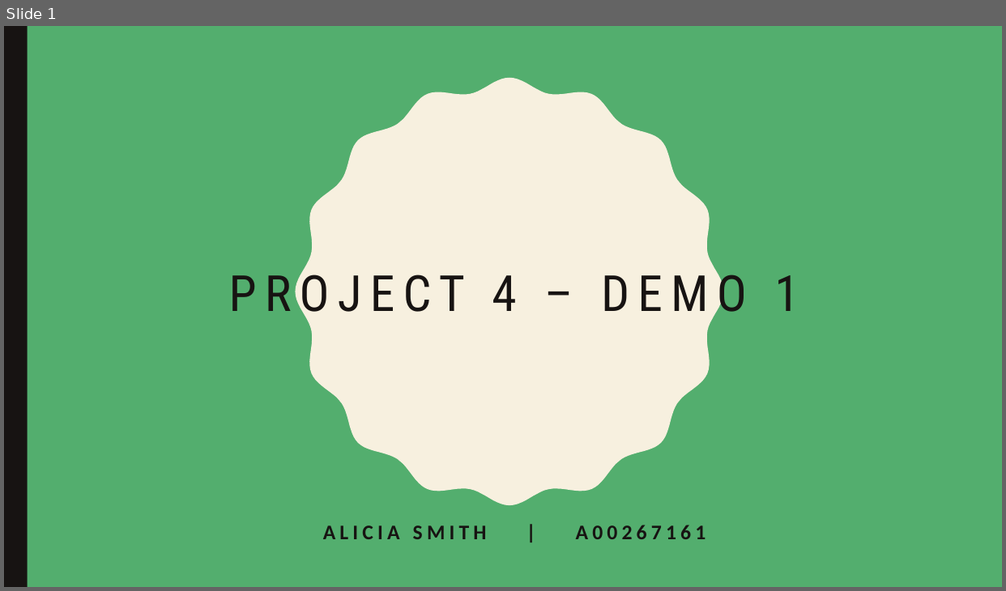
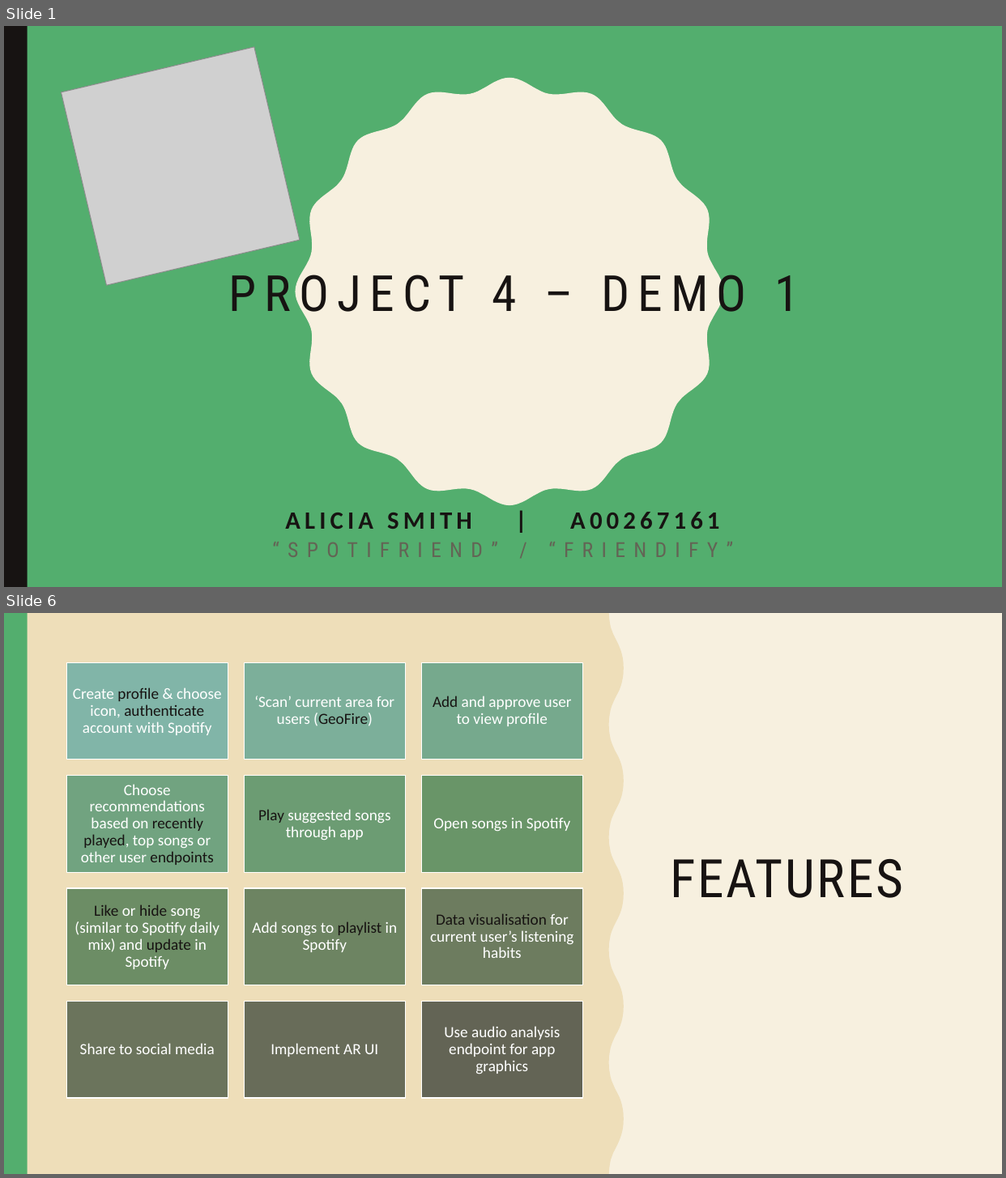
Before and after one commit to a-smith42/Project_4, a slide deck: Demo 1/Project 4 – Demo 1.pptx. Shown one above the other, each under a label of ours: slide 1 before the commit, slides 1 and 6 after it; the slides between them are not shown. The pictures are 1006x591 and 1006x1178 pixels, drawn with LibreOffice and Linux fonts; fonts in the diff are those of the drawing; grey boxes stand for pictures. Boxes give left, top, right and bottom in pixels: in the first picture for what was removed or moved away, otherwise in the second. Text is boxed around its words. In the diff, an @@ line names an element or a change of style, - is before the commit and + after.

```diff
--- a/Demo 1/Project 4 – Demo 1.pptx
+++ b/Demo 1/Project 4 – Demo 1.pptx
@@ slide 6 added at [4,613,1002,1174], background #F7F0DF @@
@@ freeform shape added at [4,613,77,1174], fill #171312 @@
@@ rectangle added at [4,613,1002,1174], fill #F7F0DF @@
@@ freeform shape added at [4,613,624,1174], fill #EEDEB9 @@
@@ rectangle added at [4,613,27,1174], fill #53AE6E @@
@@ rectangle added at [978,613,1002,1174], fill #53AE6E @@
@@ title added at [671,859,903,898], 51 pt, text #171312 @@
+FEATURES
@@ group added at [67,662,582,1098]: 12 rectangles, 12 texts @@
+Create profile & choose icon, authenticate account with Spotify
+‘Scan’ current area for users (GeoFire)
+Add and approve user to view profile
+Choose recommendations based on recently played, top songs or other user endpoints
+Play suggested songs through app
+Open songs in Spotify
+Like or hide song (similar to Spotify daily mix) and update in Spotify
+Add songs to playlist in Spotify
+Data visualisation for current user’s listening habits
+Share to social media
+Implement AR UI
+Use audio analysis endpoint for app graphics
@@ slide 1 changed as well @@
@@ picture added at [61,47,300,285] @@
@@ subtitle "ALICIA SMITH | A00267161": place and size @@
-subtitle "ALICIA SMITH | A00267161" at [323,525,706,540]
+subtitle "ALICIA SMITH | A00267161" at [285,512,719,529]
@@ subtitle "ALICIA SMITH | A00267161" at [285,512,719,529]: size 20 to 24 pt @@
@@ text added at [210,514,797,587], 20 pt, text #636455 @@
+“SPOTIFRIEND” / “FRIENDIFY”
```
Also in this commit, not shown: 4 other slides added, 4 slides removed, 20 other files.
